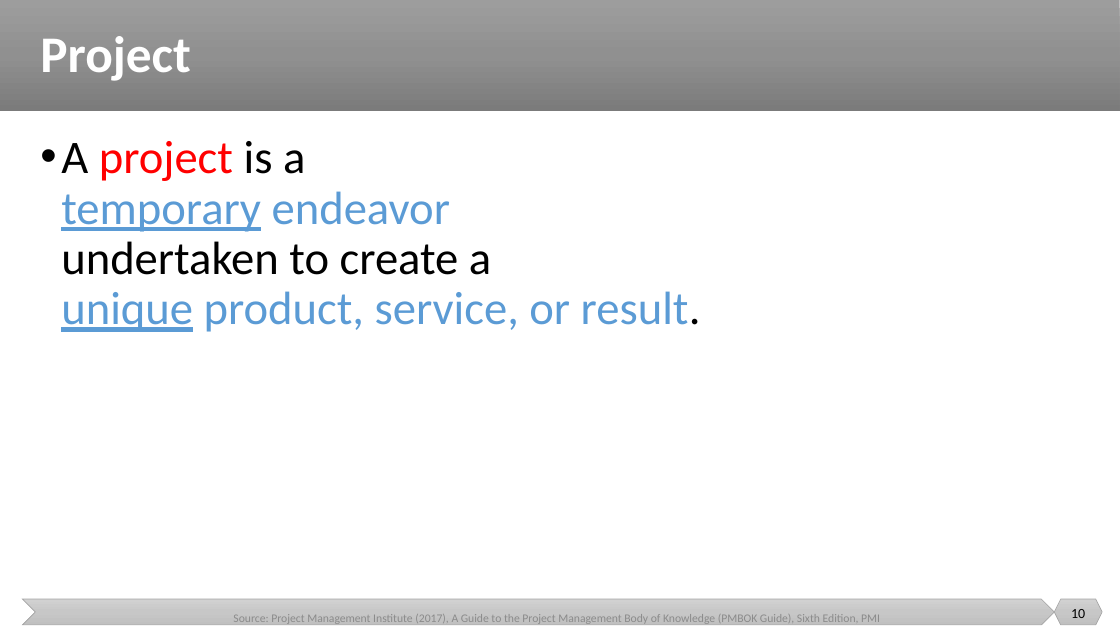
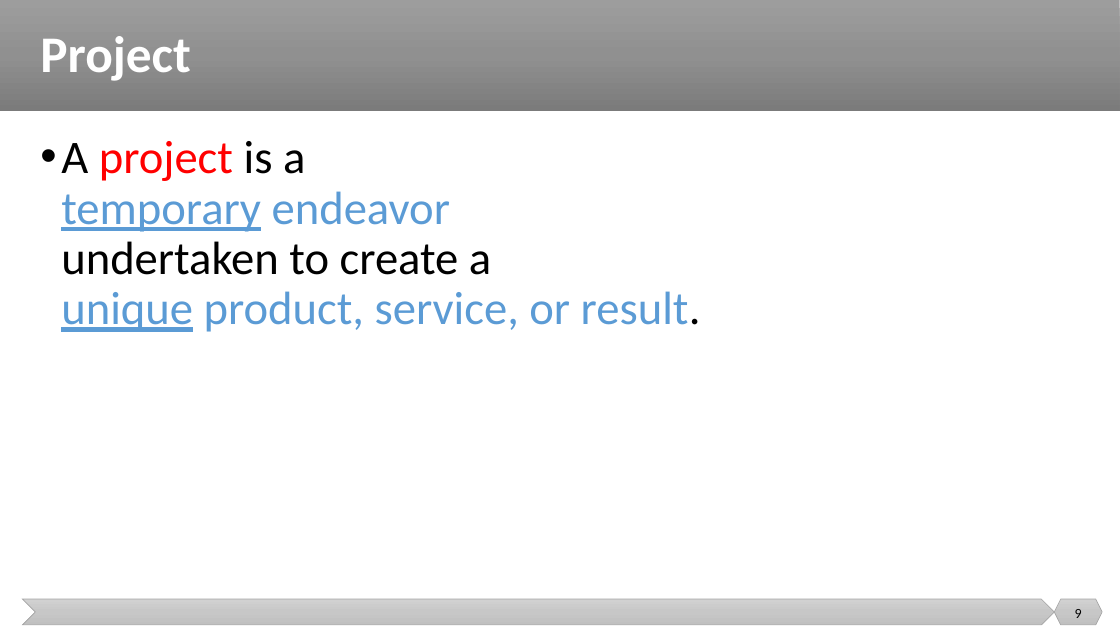
Before and after one commit to malenezi/malenezi, a slide deck: slide 9 of SE423/Lectures/2-Software Engineering/Software Engineering.pptx (slide 10 before the commit). Drawn at 1120x630 pixels with LibreOffice and Linux fonts; fonts in the diff are those of the drawing. Boxes give left, top, right and bottom in pixels: in the first picture for what was removed or moved away, otherwise in the second. Text is boxed around its words. In the diff, an @@ line names an element or a change of style, - is before the commit and + after.

```diff
--- a/SE423/Lectures/2-Software Engineering/Software Engineering.pptx
+++ b/SE423/Lectures/2-Software Engineering/Software Engineering.pptx
@@ text removed at [233, 614, 880, 626] @@
-Source: Project Management Institute (2017), A Guide to the Project Management Body of Knowledge (PMBOK Guide), Sixth Edition, PMI
@@ page number at [1075, 609, 1082, 618]: text changed @@
-10
+9
```
Also in this commit, not shown: 29 other slides changed, 5 slides removed, 10 other files.
